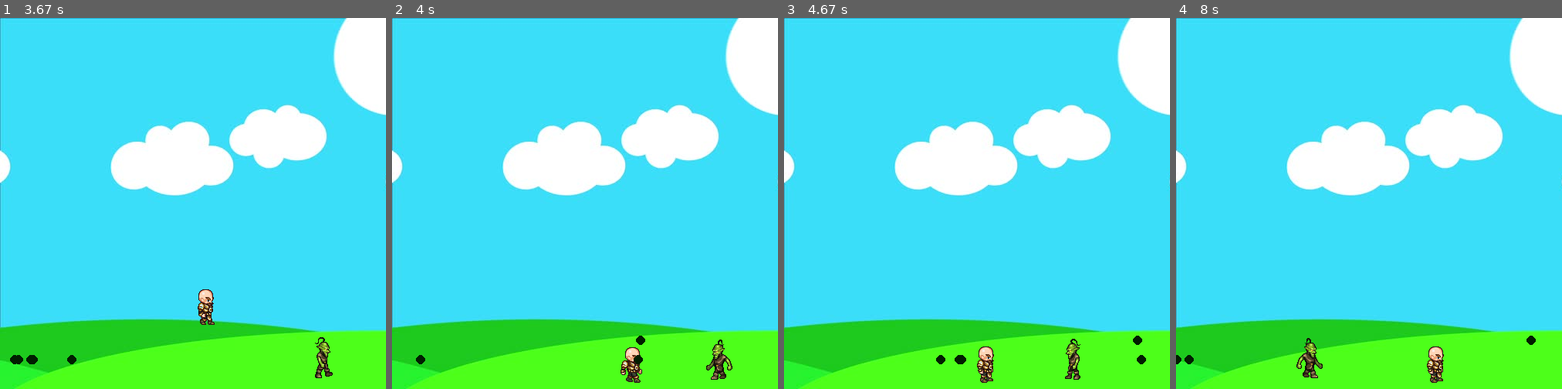
Above: before the commit, frames 1-4 (left to right).
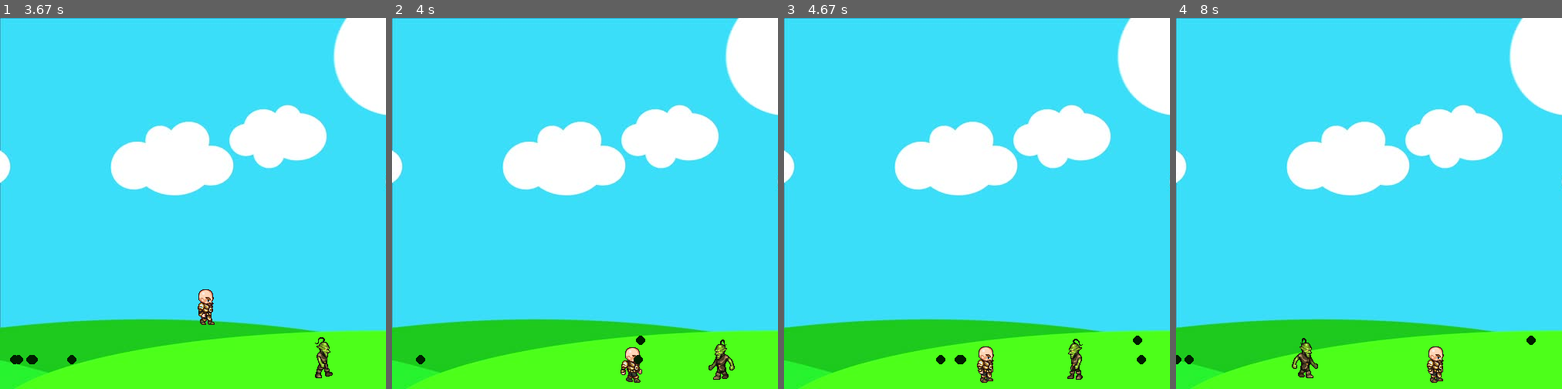
Above: after the commit, the same moments.

Repository: fsiddh/Pygame
Game: pygame game, started from Games/#6 - Introducing Enemies.py
Two runs of this game, one before a commit and one after it. Both use one fixed random seed, a clock stepped at 60 frames per second and the inputs below.
Inputs:
- Up to frame 1 (3.67 s): tap Space at 0.33, 0.73, 1.03, 1.23, 1.57, 1.87, 2.07, 2.37, 2.63, 2.93, 3.07, 3.47 s; hold Right 0.67-1.13 s; hold Up 1.17-1.47 s; hold Right 1.5-1.97 s; hold Left 2-2.53 s; hold Left 2.57-2.97 s; hold Up 3-3.37 s; hold Right from 3.4 s (still down)
- Up to frame 2 (4 s): keep holding Right; tap Space at 3.77 s
- Up to frame 3 (4.67 s): release Right at 4.03 s; hold Left 4.07-4.53 s; tap Space at 4.13, 4.43, 4.63 s; hold Right from 4.57 s (still down)
- Up to frame 4 (8 s): tap Space at 4.93, 5.13, 5.47, 5.77, 5.97, 6.27, 6.53, 6.83, 6.97, 7.37, 7.67 s; release Right at 5.03 s; hold Up 5.07-5.37 s; hold Right 5.4-5.87 s; hold Left 5.9-6.43 s; hold Left 6.47-6.87 s; hold Up 6.9-7.27 s; hold Right 7.3-7.93 s; hold Left from 7.97 s (still down)

Frame 1 is identical in both runs. In frame 2, 0.4% of the frame differs, in the area x 81-89%, y 86-98%; in frame 3, 0.3%; in frame 4, 0.5%, in the area x 30-38%, y 86-98%.

Commit message:
Update 1

Diff:
--- a/Games/#6 - Introducing Enemies.py
+++ b/Games/#6 - Introducing Enemies.py
@@ -92,14 +92,12 @@
                 self.x += self.vel
             else:  # Change direction and move back the other way
                 self.vel = self.vel * -1
-                self.x += self.vel
                 self.walkCount = 0
         else:  # If we are moving left
             if self.x > self.path[0] - self.vel:  # If we have not reached the furthest left point on our path('self.x')
                 self.x += self.vel
             else:  # Change direction
                 self.vel = self.vel * -1
-                self.x += self.vel
                 self.walkCount = 0
 
 
